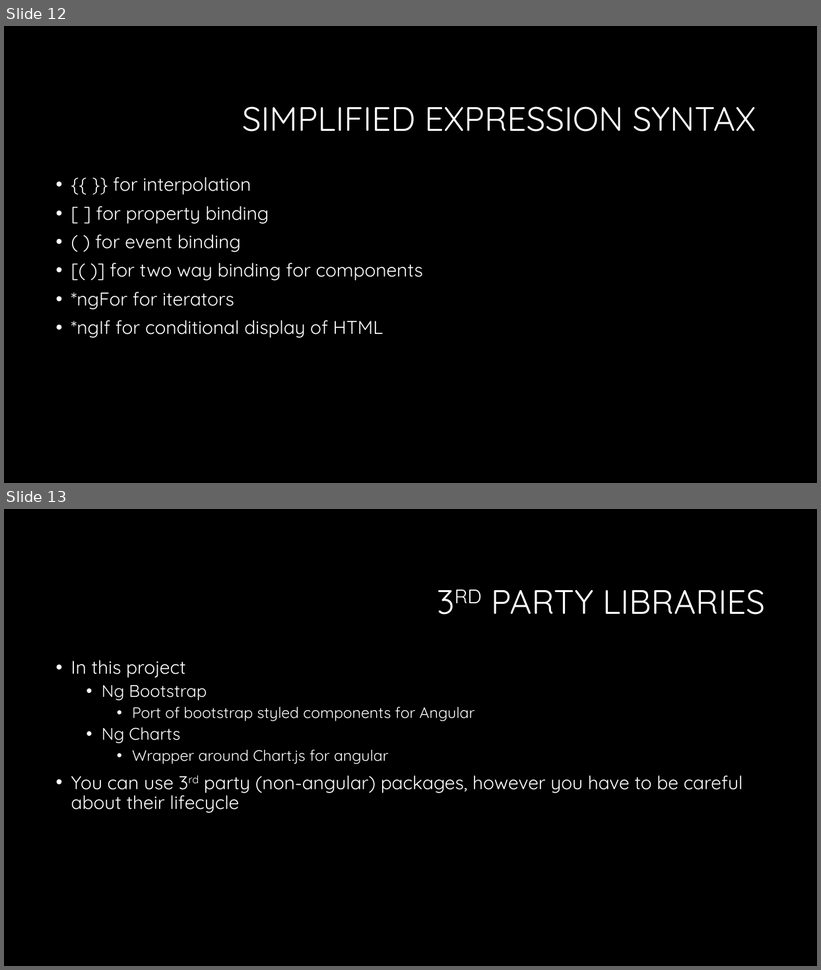
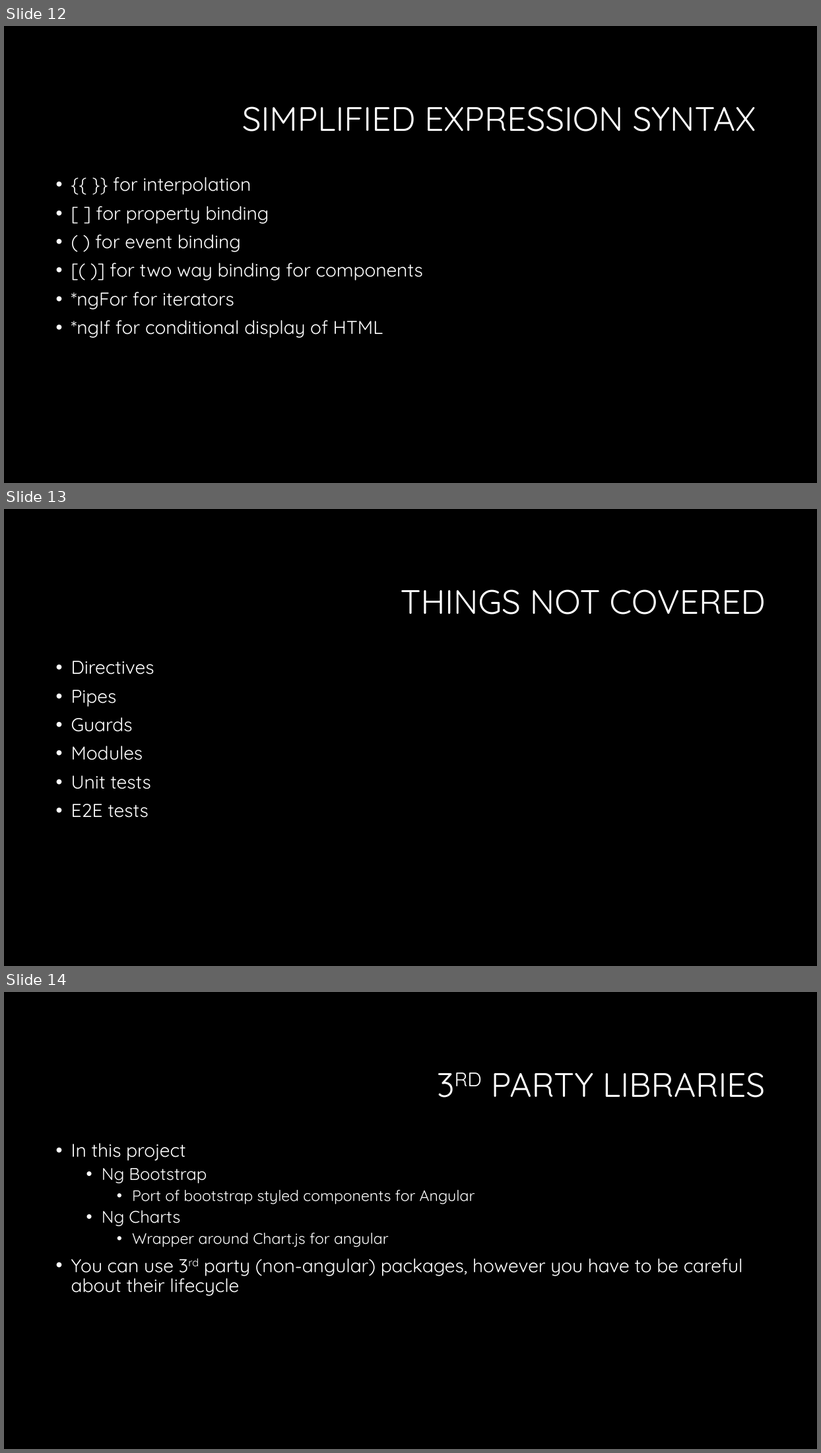
Before and after one commit to bpomerenke/dnug_angular2_demo, a slide deck: DNUG Presentation.pptx. Shown one above the other, each under a label of ours: slides 12 and 13 before the commit, slides 12, 13 and 14 after it. The pictures are 821x970 and 821x1453 pixels, drawn with LibreOffice and Linux fonts; fonts in the diff are those of the drawing; background and template pictures are left out. Boxes give left, top, right and bottom in pixels: in the first picture for what was removed or moved away, otherwise in the second. Text is boxed around its words. In the diff, an @@ line names an element or a change of style, - is before the commit and + after.

```diff
--- a/DNUG Presentation.pptx
+++ b/DNUG Presentation.pptx
@@ slide 13 added at bbox=[4, 509, 817, 966], background #000000 @@
@@ title added at bbox=[401, 590, 766, 615], 40 pt, text #FFFFFF @@
+THINGS NOT COVERED
@@ text added at bbox=[71, 661, 154, 818], 22 pt, text #FFFFFF @@
+• Directives
+• Pipes
+• Guards
+• Modules
+• Unit tests
+• E2E tests
@@ what was slide 13 is now slide 14 @@
```
Also in this commit, not shown: 2 slides changed.
